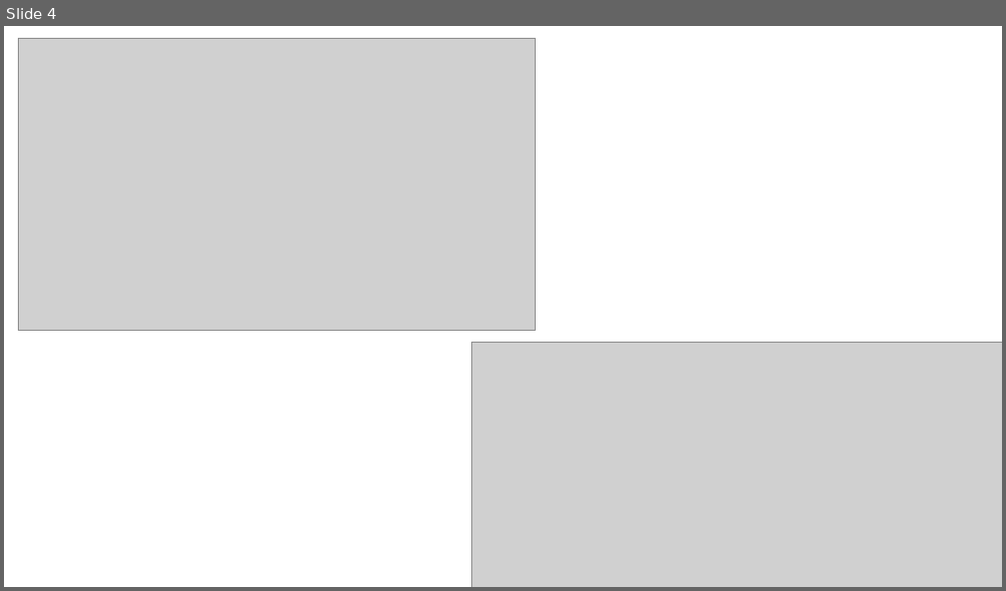
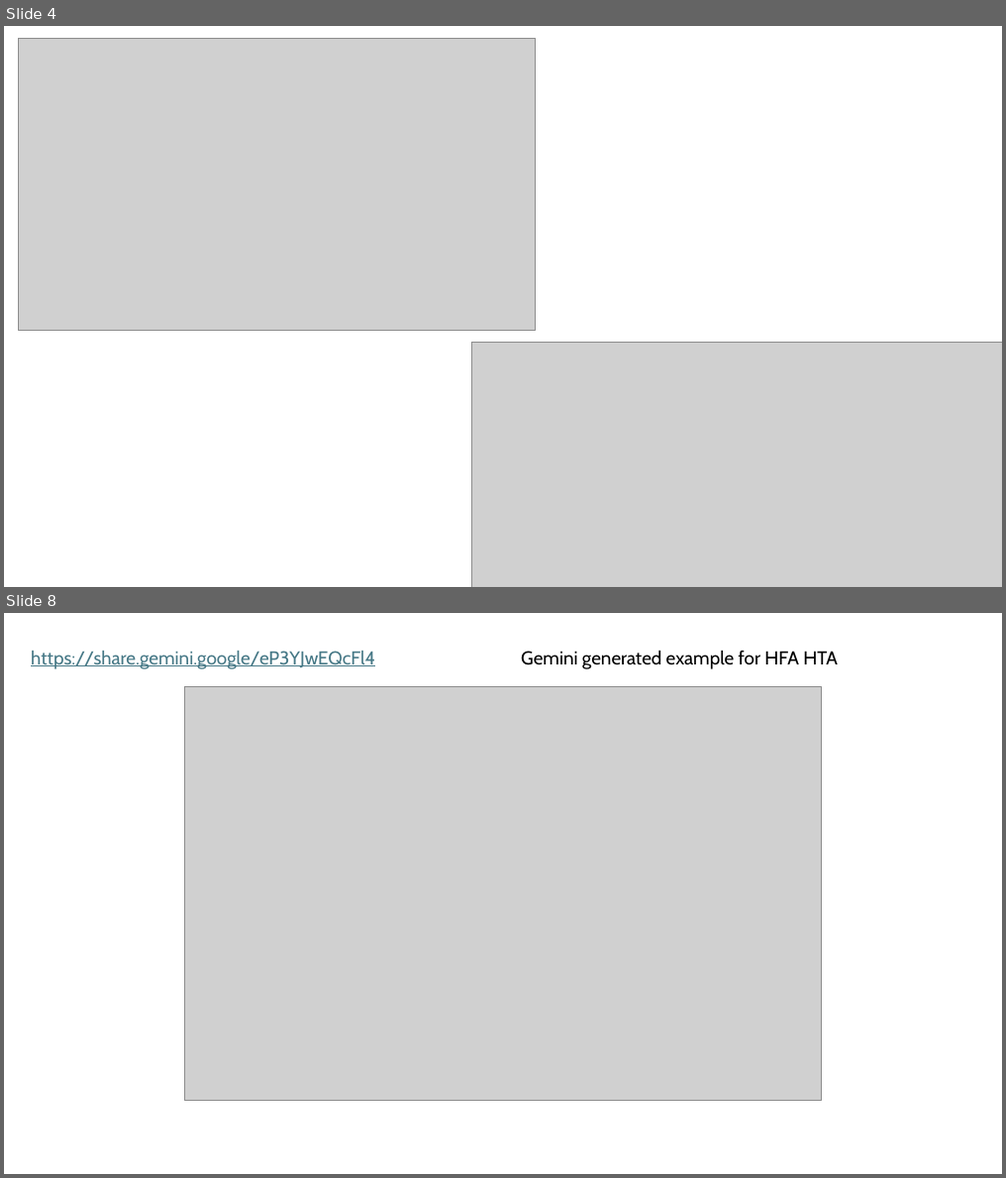
Before and after one commit to larswpettersson/HTA-tool, a slide deck: HTA_design_notes.pptx. Shown one above the other, each under a label of ours: slide 4 before the commit, slides 4 and 8 after it; the slides between them are not shown. The pictures are 1006x591 and 1006x1178 pixels, drawn with LibreOffice and Linux fonts; fonts in the diff are those of the drawing; grey boxes stand for pictures. Boxes give left, top, right and bottom in pixels: in the first picture for what was removed or moved away, otherwise in the second. Text is boxed around its words. In the diff, an @@ line names an element or a change of style, - is before the commit and + after.

```diff
--- a/HTA_design_notes.pptx
+++ b/HTA_design_notes.pptx
@@ slide 8 added at (4, 613, 1002, 1174), background #FFFFFF @@
@@ text added at (31, 651, 375, 669), 18 pt, text #467886, underline @@
+https://share.gemini.google/eP3YJwEQcFl4
@@ text added at (521, 650, 838, 669), 18 pt, text #000000 @@
+Gemini generated example for HFA HTA
@@ picture added at (185, 686, 822, 1101) @@
```
Also in this commit, not shown: 4 other slides added, 1 slide removed, 6 other files.
